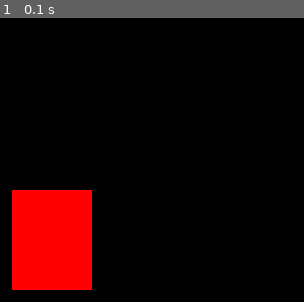
Above: before the commit, frame 1.
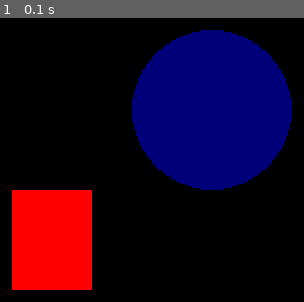
Above: after the commit, the same moment.

Repository: Anthoni-Mathias/Project-pygame
Game: pygame game, started from run.py
The game is run twice, just before and just after one commit, with the same random seed, the same clock (stepped at 60 frames per second) and the same inputs.
Inputs:
- Up to frame 1 (0.1 s): no input

The runs differ from the first frame. In frame 1, 23% of the frame differs, in the area x 43-97%, y 4-61%.

Commit message:
Add circle object

Diff:
--- a/run.py
+++ b/run.py
@@ -21,4 +21,5 @@
       pygame.quit()
       exit()
   pygame.draw.rect(screen, (255,0,0), (200,300,40,50))
+  pygame.draw.circle(screen, (0,0,120), (300,260), 40)
   pygame.display.update()
